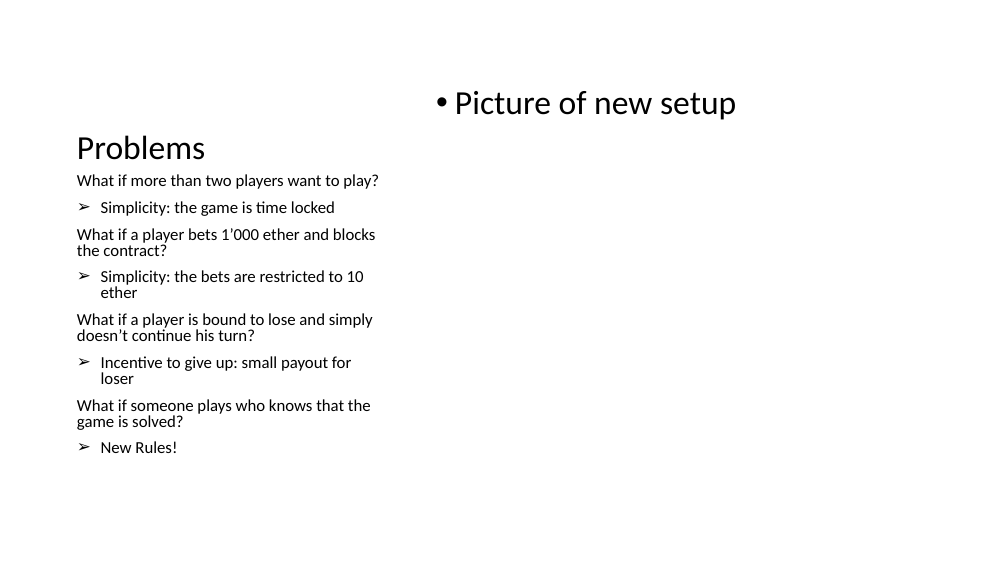
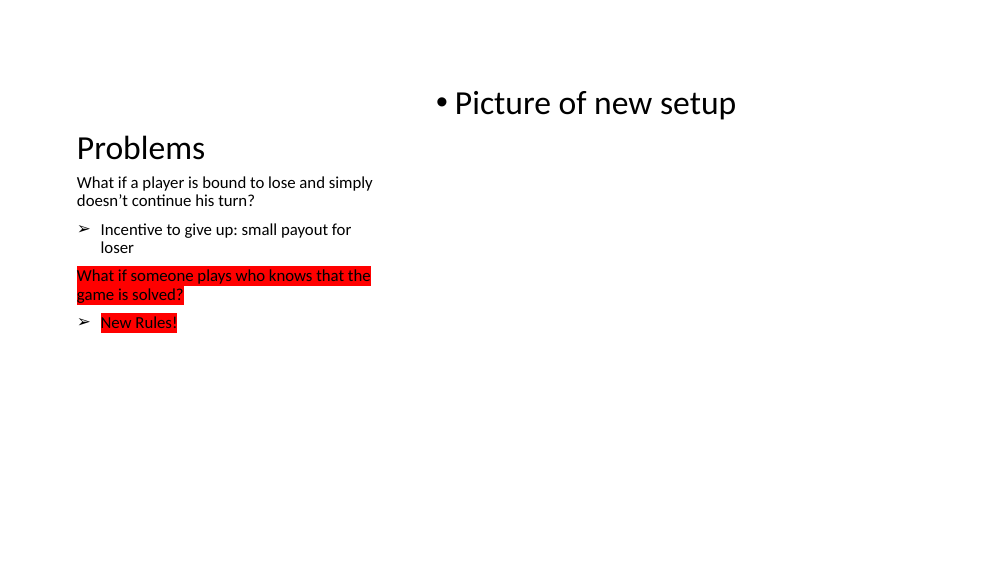
Before and after one commit to matnad/vierGewinntSC, a slide deck: slide 4 of presentation/Draft_WIP.pptx. Drawn at 1008x567 pixels with LibreOffice and Linux fonts; fonts in the diff are those of the drawing. Boxes give left, top, right and bottom in pixels: in the first picture for what was removed or moved away, otherwise in the second. Text is boxed around its words. In the diff, an @@ line names an element or a change of style, - is before the commit and + after.

Commit message:
update presentation

```diff
--- a/presentation/Draft_WIP.pptx
+++ b/presentation/Draft_WIP.pptx
@@ text "What if a player is ..." at [77,176,373,328]: highlight none to #FF0000 in "What if someone plays who knows that ...", "New Rules!"; line spacing 0.8 to 0.9 @@
@@ text at [77,174,379,298]: paragraphs removed @@
-What if more than two players want to play?
-➢ Simplicity: the game is time locked
-What if a player bets 1’000 ether and blocks the contract?
-➢ Simplicity: the bets are restricted to 10 ether
```
Also in this commit, not shown: 1 other slide changed.
